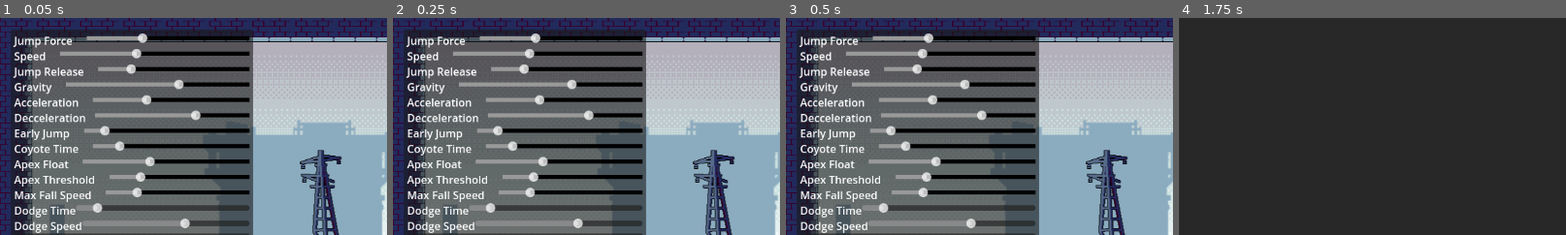
Above: before the commit, frames 1-4 (left to right).
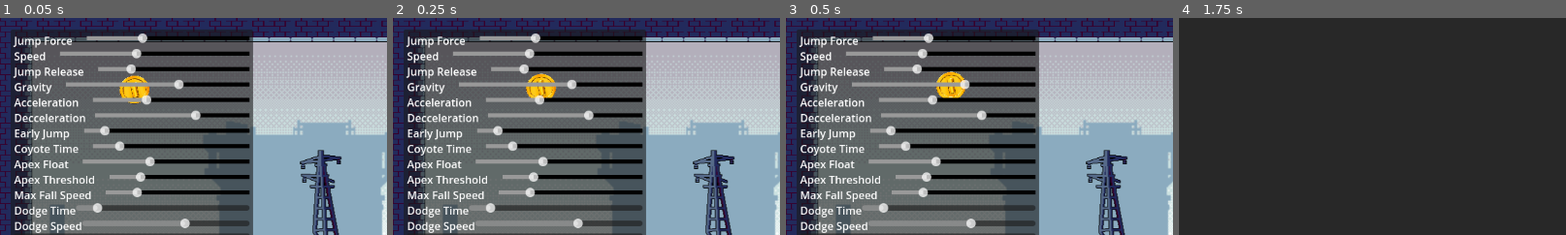
Above: after the commit, the same moments.

Repository: Tim-Barton/game-jam-2023
Game: Godot game, scene res://CharacterController/SideScroller/Scenes/side_scroller_test_scene.tscn
Two runs of this game, one before a commit and one after it. Both use one fixed random seed, a clock stepped at 60 frames per second and the inputs below.
Inputs:
- Up to frame 1 (0.05 s): no input
- Up to frame 2 (0.25 s): no input
- Up to frame 3 (0.5 s): no input
- Up to frame 4 (1.75 s): click "Change Scene" at 0.5 s; tap Enter (ui_accept) at 1.25, 1.52 s; hold Right (ui_right) from 1.28 s (still down)
The pictures show only the part of the screen within x 0-50%, y 0-50%; the shares and areas given below are measured in that part.

The runs differ from the first frame. In frame 1, 0.6% of the frame differs, in the area x 30-39%, y 26-40%; in frame 2, 0.6%; in frame 3, 0.7%, in the area x 38-47%, y 24-38%; in frame 4, nothing differs.

Commit message:
Adding the start of the path camera using a sprite

Diff:
--- /dev/null
+++ b/CharacterController/SideScroller/Scenes/CameraTracker.gd
@@ -0,0 +1,15 @@
+extends Sprite2D
+
+@export var CameraSpeed = 100
+
+@onready var _follower :PathFollow2D = get_parent()
+
+
+# Called when the node enters the scene tree for the first time.
+func _ready():
+	pass # Replace with function body.
+
+
+# Called every frame. 'delta' is the elapsed time since the previous frame.
+func _physics_process(delta):
+	_follower.set_progress(_follower.get_progress() + CameraSpeed*delta)
--- a/CharacterController/SideScroller/Scenes/side_scroller_test_scene.tscn
+++ b/CharacterController/SideScroller/Scenes/side_scroller_test_scene.tscn
@@ -12,6 +12,8 @@
 [ext_resource type="Script" path="res://CharacterController/SideScroller/Scripts/UI/UI.gd" id="10_h7w1m"]
 [ext_resource type="PackedScene" uid="uid://d3s2ajibehkfx" path="res://CharacterController/SideScroller/Scenes/collectable_gold_coin.tscn" id="11_ihwc2"]
 [ext_resource type="PackedScene" uid="uid://dkc6emhyk4hld" path="res://CharacterController/SideScroller/Scenes/collectable_blue_coin.tscn" id="12_7ajfu"]
+[ext_resource type="Script" path="res://CharacterController/SideScroller/Scenes/CameraTracker.gd" id="14_dltny"]
+[ext_resource type="Texture2D" uid="uid://cqk2muuvxavd8" path="res://CharacterController/SideScroller/GFX/3 Objects/4 Collectables/gold coin.png" id="14_tltpd"]
 
 [sub_resource type="Theme" id="Theme_mrgs0"]
 BoxContainer/constants/separation = 0
@@ -999,6 +1001,12 @@
 sources/0 = SubResource("TileSetAtlasSource_52t2g")
 sources/1 = SubResource("TileSetAtlasSource_ax8rq")
 
+[sub_resource type="Curve2D" id="Curve2D_baqug"]
+_data = {
+"points": PackedVector2Array(0, 0, 0, 0, -423, -184, -169.371, -6.49699, 169.371, 6.49699, -90, -208, 124.342, -117.408, -124.342, 117.408, 33, 76, -140.909, -14.8325, 140.909, 14.8325, 75, 270, 0, 0, 0, 0, 314, 138, 0, 0, 0, 0, 404, -80, 0, 0, 0, 0, 479, -212, 0, 0, 0, 0, 236, -65)
+}
+point_count = 8
+
 [node name="SideScrollerTestScene" type="Node2D"]
 
 [node name="UI" type="Control" parent="."]
@@ -1378,6 +1386,21 @@
 position = Vector2(156, -219)
 scale = Vector2(0.2, 0.2)
 
+[node name="CameraPath" type="Path2D" parent="."]
+z_index = 1
+curve = SubResource("Curve2D_baqug")
+
+[node name="CameraPathFollower" type="PathFollow2D" parent="CameraPath"]
+position = Vector2(-423, -184)
+rotation = -0.0719477
+
+[node name="Sprite2D" type="Sprite2D" parent="CameraPath/CameraPathFollower"]
+z_index = 1
+position = Vector2(47.0017, -24.7295)
+scale = Vector2(0.11236, 0.104876)
+texture = ExtResource("14_tltpd")
+script = ExtResource("14_dltny")
+
 [connection signal="value_changed" from="UI/Panel/Adjusters/JumpForceContainer/JumpForce" to="UI" method="UpdateCharacterRate" binds= ["JumpForce"]]
 [connection signal="value_changed" from="UI/Panel/Adjusters/SpeedContainer/value" to="UI" method="UpdateCharacterRate" binds= ["Speed"]]
 [connection signal="value_changed" from="UI/Panel/Adjusters/JumpReleaseContainer/value" to="UI" method="UpdateCharacterRate" binds= ["JumpRelease"]]
Not shown: 1 places in CharacterController/SideScroller/Scenes/side_scroller_test_scene.tscn that only renumber resources
